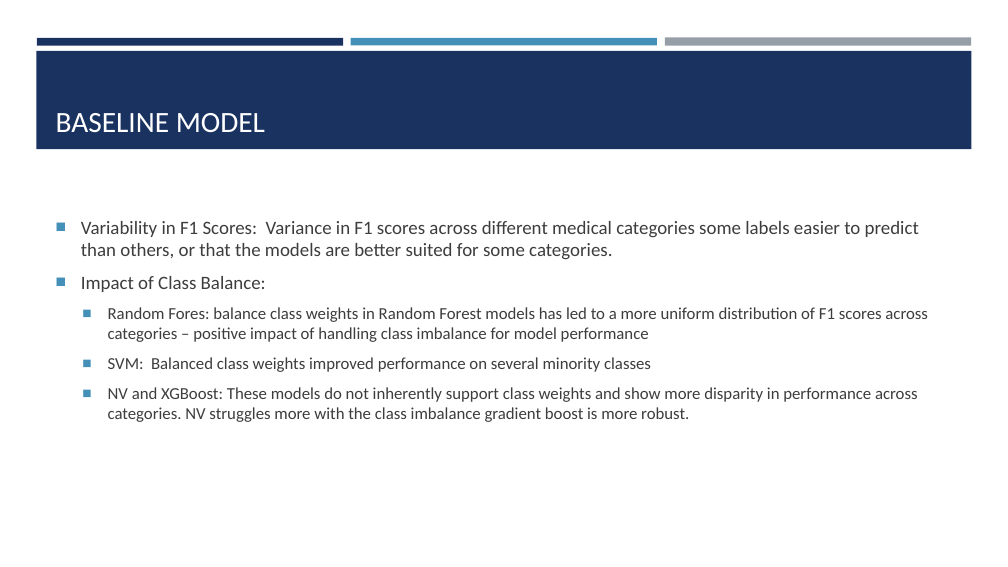
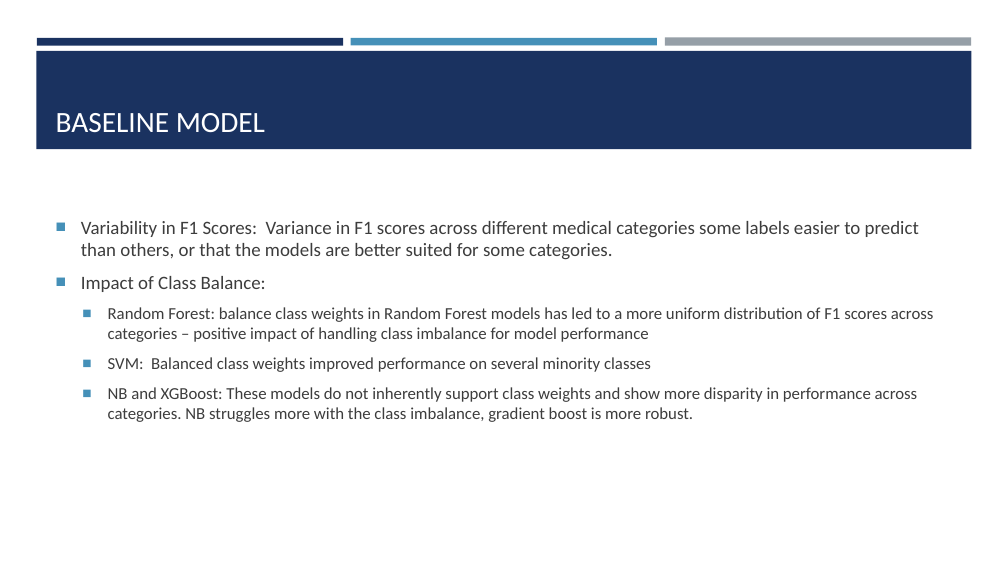
Before and after one commit to josefweibel/nlp-medical-project, a slide deck: slide 11 of presentations/Final Presentation.pptx. Drawn at 1008x567 pixels with LibreOffice and Linux fonts; fonts in the diff are those of the drawing. Boxes give left, top, right and bottom in pixels: in the first picture for what was removed or moved away, otherwise in the second. Text is boxed around its words. In the diff, an @@ line names an element or a change of style, - is before the commit and + after.

Commit message:
update final presentation

```diff
--- a/presentations/Final Presentation.pptx
+++ b/presentations/Final Presentation.pptx
@@ text at (x1=108, y1=307, x2=934, y2=342): text changed @@
-  ■ Random Fores: balance class weights in Random Forest models has led to a more uniform distribution of F1 scores across categories – positive impact of handling class imbalance for model performance
+  ■ Random Forest: balance class weights in Random Forest models has led to a more uniform distribution of F1 scores across categories – positive impact of handling class imbalance for model performance
@@ text at (x1=108, y1=387, x2=918, y2=422): text changed @@
-  ■ NV and XGBoost: These models do not inherently support class weights and show more disparity in performance across categories. NV struggles more with the class imbalance gradient boost is more robust.
+  ■ NB and XGBoost: These models do not inherently support class weights and show more disparity in performance across categories. NB struggles more with the class imbalance, gradient boost is more robust.
```
Also in this commit, not shown: 5 other slides changed, 5 slides added, 1 slide removed.
